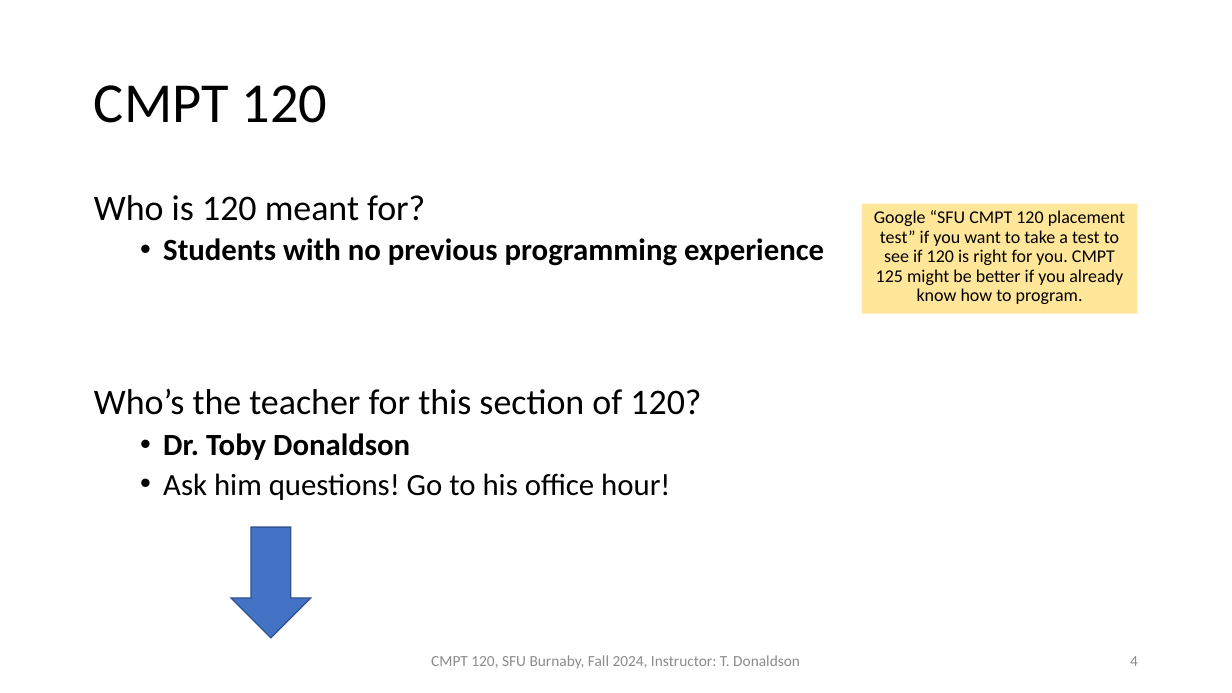
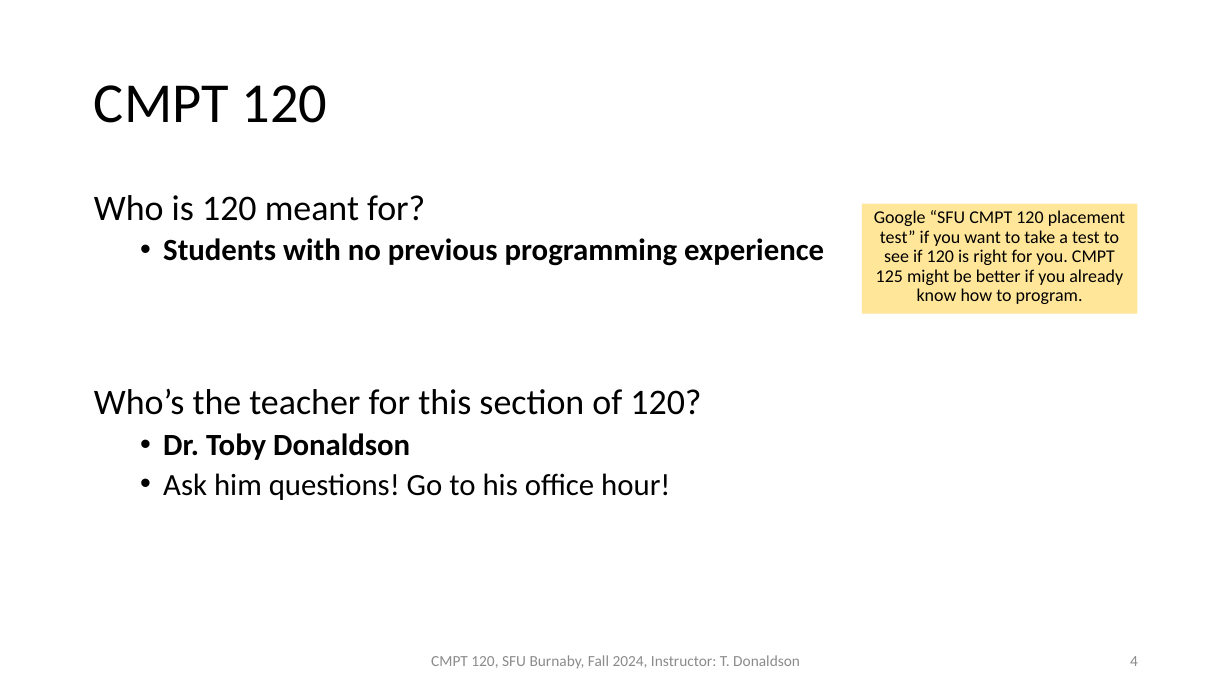
Before and after one commit to tjd1234/cmpt120fall2024, a slide deck: slide 4 of lecture_notes/lecture1/lecture1.pptx. Drawn at 1232x693 pixels with LibreOffice and Linux fonts; fonts in the diff are those of the drawing. Boxes give left, top, right and bottom in pixels: in the first picture for what was removed or moved away, otherwise in the second. Text is boxed around its words. In the diff, an @@ line names an element or a change of style, - is before the commit and + after.

```diff
--- a/lecture_notes/lecture1/lecture1.pptx
+++ b/lecture_notes/lecture1/lecture1.pptx
@@ down arrow removed at box(231, 527, 311, 638) @@
```
Also in this commit, not shown: 1 other slide changed, 14 other files.
